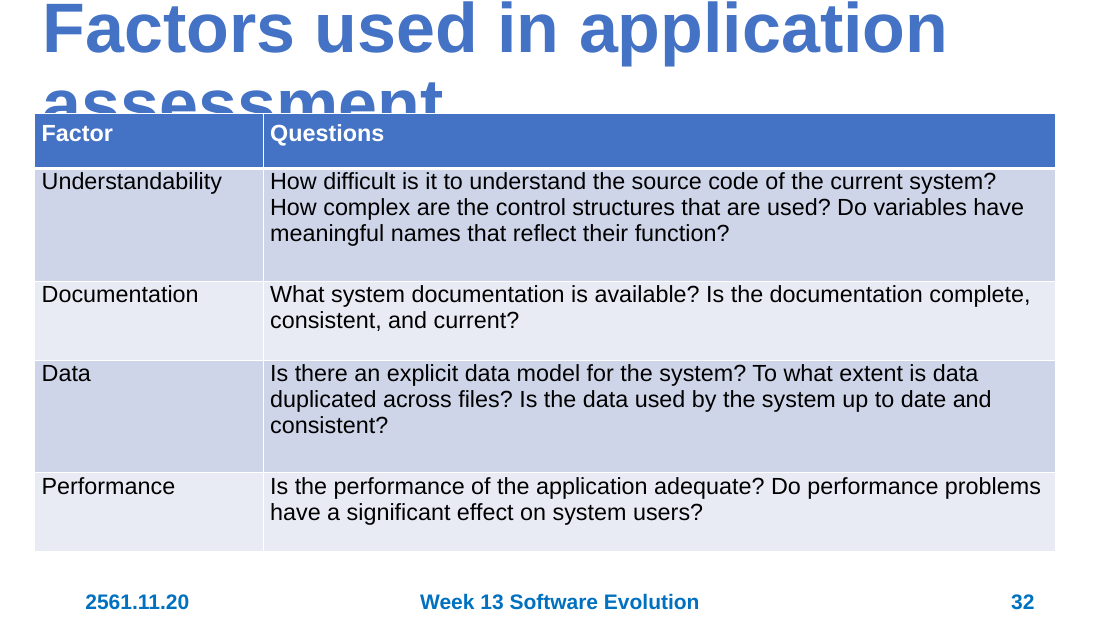
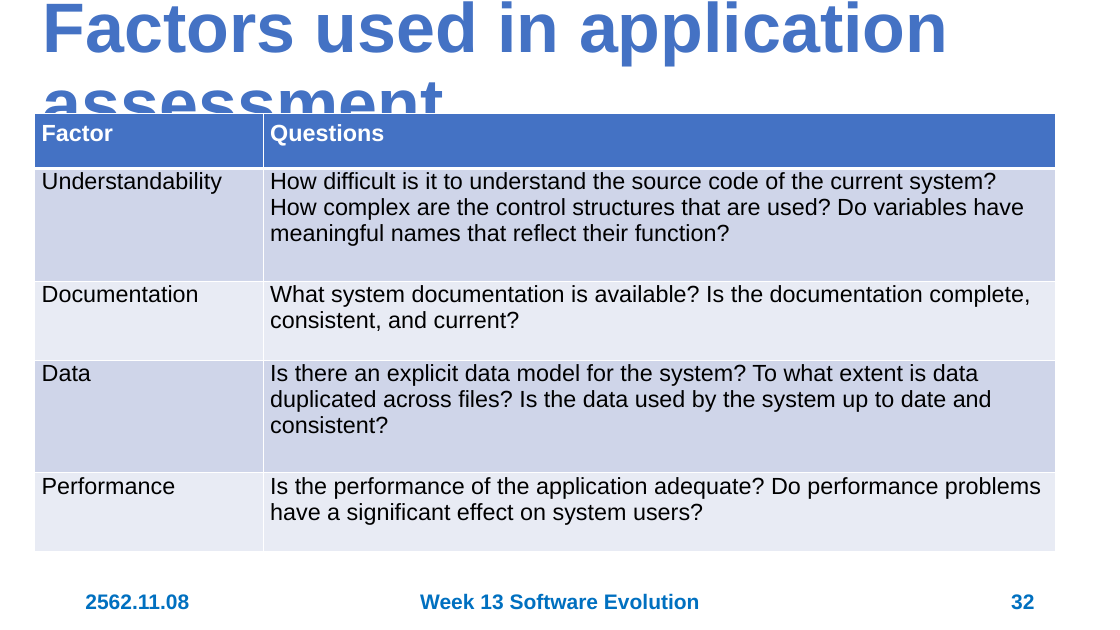
Before and after one commit to 03376806-software-engineering/Week-13-Software-Evolution, a slide deck: slide 32 of Slides/Week 13 Software Evolution.pptx. Drawn at 1120x630 pixels with LibreOffice and Linux fonts; fonts in the diff are those of the drawing. Boxes give left, top, right and bottom in pixels: in the first picture for what was removed or moved away, otherwise in the second. Text is boxed around its words. In the diff, an @@ line names an element or a change of style, - is before the commit and + after.

```diff
--- a/Slides/Week 13 Software Evolution.pptx
+++ b/Slides/Week 13 Software Evolution.pptx
@@ text at [85, 594, 189, 610]: text changed @@
-2561.11.20
+2562.11.08
```
Also in this commit, not shown: 54 other slides changed.
